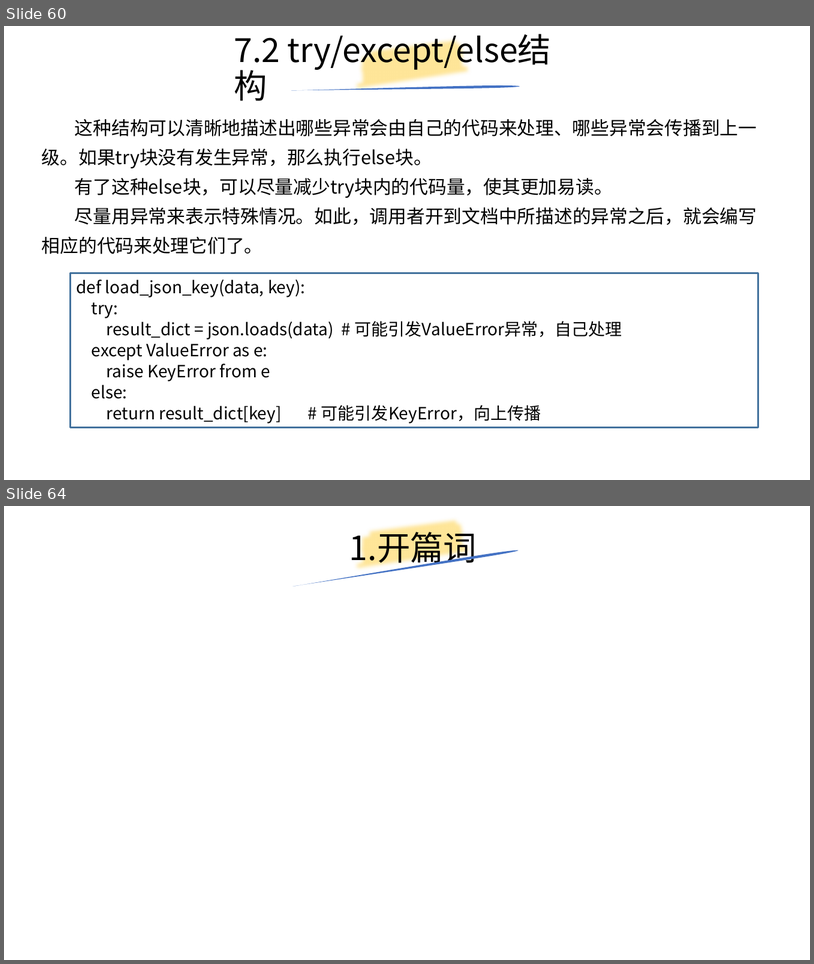
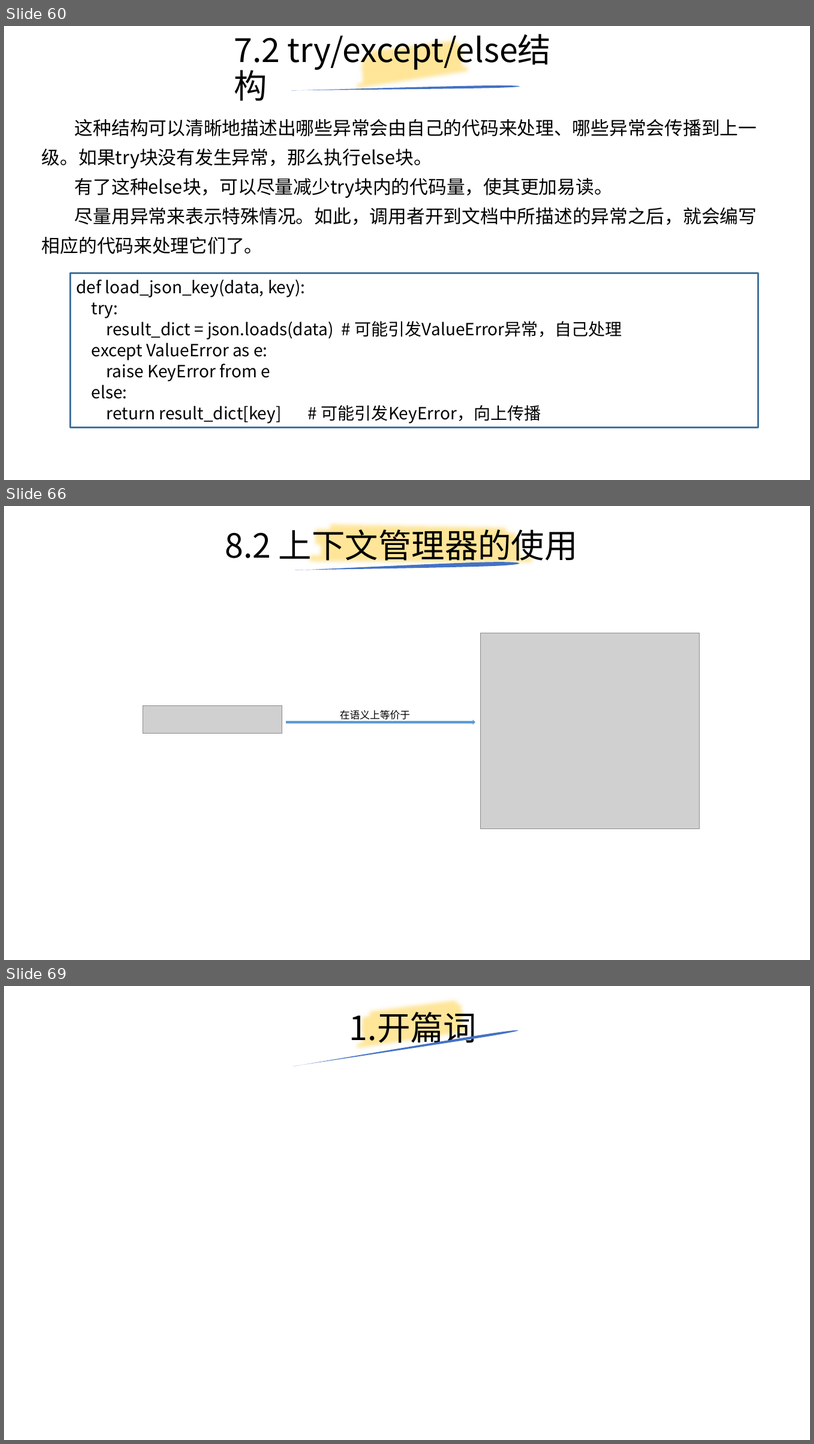
Before and after one commit to yiwenliu/CorePython, a slide deck: PPT/CorePython.pptx. Shown one above the other, each under a label of ours: slides 60 and 64 before the commit, slides 60, 66 and 69 after it; the slides between them are not shown. The pictures are 814x964 and 814x1444 pixels, drawn with LibreOffice and Linux fonts; fonts in the diff are those of the drawing; grey boxes stand for pictures. Boxes give left, top, right and bottom in pixels: in the first picture for what was removed or moved away, otherwise in the second. Text is boxed around its words. In the diff, an @@ line names an element or a change of style, - is before the commit and + after.

```diff
--- a/PPT/CorePython.pptx
+++ b/PPT/CorePython.pptx
@@ slide 66 added at [4, 506, 810, 960], background #FFFFFF @@
@@ freeform shape added at [306, 506, 540, 597], outline #FFE699 16 pt @@
@@ title added at [225, 524, 578, 566], 39.6 pt, text #000000 @@
+8.2 上下文管理器的使用
@@ freeform shape added at [295, 562, 520, 570], fill #4472C4 @@
@@ picture added at [481, 633, 699, 829] @@
@@ picture added at [143, 706, 282, 733] @@
@@ right arrow added at [286, 720, 475, 724], fill #5B9BD5 @@
@@ text added at [340, 710, 410, 721], 12 pt, text #000000 @@
+在语义上等价于
@@ what was slide 64 is now slide 69 @@
```
Also in this commit, not shown: 1 slide changed, 6 other slides added, 2 slides removed.
